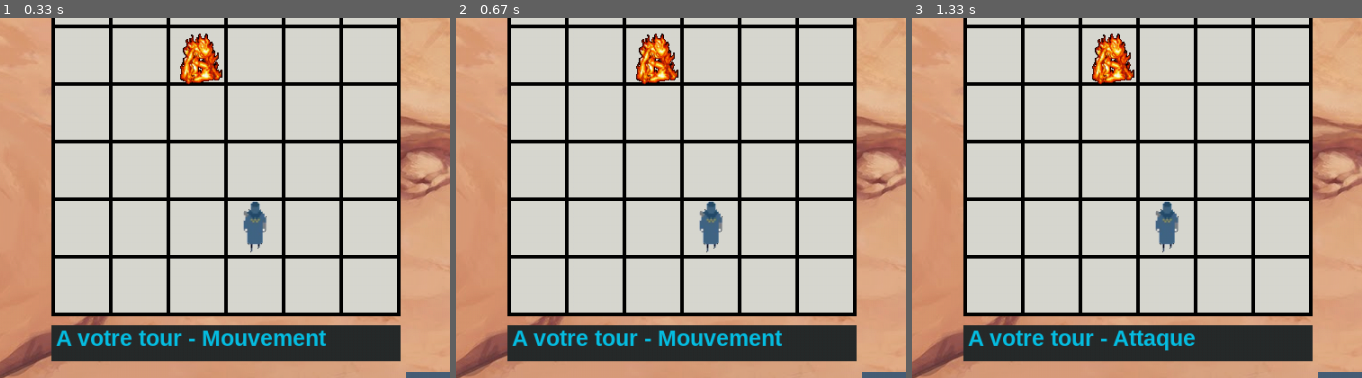
Above: before the commit, frames 1-3 (left to right).
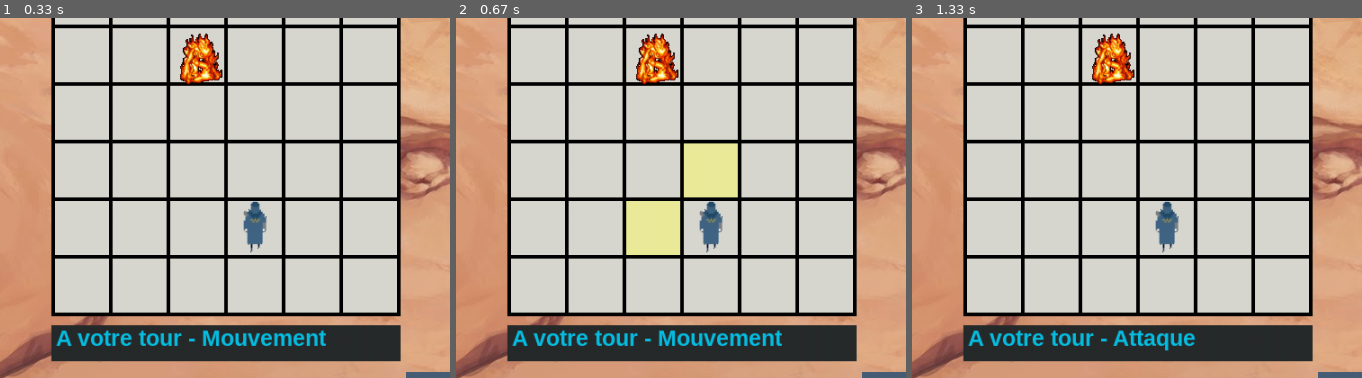
Above: after the commit, the same moments.

Repository: gynsora/TLT_pygame
Game: pygame game, started from main.py
The game is run twice, just before and just after one commit, with the same random seed, the same clock (stepped at 60 frames per second) and the same inputs.
Inputs (mouse positions are % of the whole screen's width and height, from its top left):
- Up to frame 1 (0.33 s): no input
- Up to frame 2 (0.67 s): click (5, 91) at 0.38 s
- Up to frame 3 (1.33 s): click "Fin de tour" at 0.72 s; hold Right from 1 s (still down)
The pictures show only the part of the screen within x 25-75%, y 26-76%; the shares and areas given below are measured in that part.

Frame 1 is identical in both runs. In frame 2, 3.6% of the frame differs, in the area x 37-63%, y 34-66%; in frame 3, nothing differs.

Commit message:
Ajout de moveCalc

Diff:
--- a/Data/playerData.py
+++ b/Data/playerData.py
@@ -37,7 +37,7 @@
 				"Damage": 0
 			},
             {
-				"name" : "Déplacement",
+				"name" : "Déplacement z",
                 "image" : "sampleDeplacement",
 				"type" : "Mouvement",
 				"direction":"Aérienne",
--- a/TLT/buttons.py
+++ b/TLT/buttons.py
@@ -38,9 +38,11 @@
                 else:
                     if self.pressed == True:
                         #CREER UNE FONCTION POU GERER LE CHANGEMENT DE PHASE
+                        game.player.false_pressed_spells_Buttons()
                         game.phase_manager()
                         self.pressed = False
 
+# permet de créer les boutons de sort du joueur
 class Button_Spell:
     def __init__(self, directory_spell_img, spell_attributes, x, y, width, height):
         self.pressed = False
@@ -57,22 +59,25 @@
 
 
 
-
+    #permet de dessiner les boutons de spell du joueur
     def draw(self,win,player):
         win.blit(self.spell_image,(self.x ,self.y ,self.width ,self.height))
         self.check_click(player)
 
     #permet de modifier le board en fonctions des sort cliquer
     def check_click(self, player):
+        #verifie si cest bien le tour du joueur
         if player.index_entities == player.name:
             mouse_pos = pygame.mouse.get_pos()
             if self.top_rect.collidepoint(mouse_pos):
                 if pygame.mouse.get_pressed()[0]:
+                    #remet tout les boutton spell à leurs état inital (pressed = False) (selected = False)
                     player.false_pressed_spells_Buttons()
                     self.pressed = True
                 else:
                     if self.pressed == True:
                         #CREER UNE FONCTION POUR AFFICHER LA ZONE DU SORT
                         self.selected = True
-                        print(self.spell_attributes["name"])
+                        # print(self.spell_attributes["name"] , self.spell_attributes["type"])
+                        player.switch()
                         self.pressed = False
--- a/TLT/characters.py
+++ b/TLT/characters.py
@@ -1,6 +1,7 @@
 import pygame
 from .constants import *
 from .utilities import *
+from .moveCalc import MoveCalc
 
 class Characters(pygame.sprite.Sprite):#stat des personnages du jeu
 
@@ -30,8 +31,21 @@
         x_pos,y_pos = calc_pos_in_board(self.x,self.y)
         self.rect.x = x_pos
         self.rect.y = y_pos
-        #self.squares = []
+        #liste des cases ou le  joueur pourrais agir (attaque , deplacement, mouvement)
+        self.squares = []
         #creation la portee des spell (s'affiche lorsque l'on selectionne un sort)
         #self.range = []
         #creation la zone des spell (s'affiche lorsque l'on selectionne un sort et que l'on "hover" une case de la "range")
         #self.zone = []
+
+    # Affiche la porteé du sort
+    def show_posibilities_move(self, win):
+        self.calculation = MoveCalc(self.x, self.y, SQUARE_SIZE, SQUARE_SIZE)#on calcule la portée de mouvement du joueur
+        for top, left in self.calculation.calc_movement(self):#ici la portée de mouvement se calcule avec une cible, cette cible (target) est le joueur lui même
+            print(top , left)
+            rect_x,rect_y = calc_pos_in_board(top, left)
+            self.square = MoveCalc(rect_x, rect_y,SQUARE_SIZE,SQUARE_SIZE)
+            self.all_sprites = pygame.sprite.Group()
+            self.all_sprites.add(self.square)
+            self.all_sprites.draw(win)
+            self.squares.append(self.square)
--- a/TLT/constants.py
+++ b/TLT/constants.py
@@ -28,3 +28,4 @@
 BLUE = (7,191,227)
 DARK_BLUE = (3,57,68)
 YELLOW = (198, 216, 46)
+LIGHT_YELLOW = (255,255,102)
--- a/TLT/enemy.py
+++ b/TLT/enemy.py
@@ -10,6 +10,7 @@
         super().__init__(enemy_attributes)
         #le nom de la personne qui peut joueur
         self.index_entities  = ""
+        self.game_phase = ""
 
         #chemin vers le spritesheet de l'ennemi
         directory_spritesheet_img = os.path.join(os.path.dirname(__file__), "../Assets/img/spritesheet")
--- a/TLT/game.py
+++ b/TLT/game.py
@@ -43,11 +43,18 @@
         self.player.index_entities =  self.characters[1]
         self.enemy.index_entities =  self.characters[1]
 
+        #on indique au joueur et à l'ennemi que la première phase est le mouvement
+        self.player.game_phase =  "Mouvement"
+        self.enemy.game_phase =  "Mouvement"
+
         # print(self.player.nextPath)
 
     #modifie la phase du jeu
     def set_phase(self,phase):
         self.phase = phase
+        #on indique au joueur et à l'ennemi que la phase de jeu
+        self.player.game_phase = phase
+        self.enemy.game_phase = phase
 
     #modifie le tour de jeu (switch entre joueur, ennemi et "animation")
     def set_turn(self,turn):
@@ -59,7 +66,6 @@
 
     #permet de changer la phase du jeu, cette fonction est appeler par le joueur, l'ennemi et le jeu sous certaines conditions
     def phase_manager(self):
-        self.player.false_pressed_spells_Buttons()
         if self.phase == "Mouvement":
             self.set_phase("Attaque")
         elif self.phase == "Attaque":
@@ -88,4 +94,7 @@
         #bouton pour finir un tour de jeu du joueur
         self.player.update_end_turn_button(self)
 
+        #dessin des zones d'actions du joueur (si il a selectionné un sort)
+        self.player.action_posibility(self.win)
+
         pygame.display.update()
--- /dev/null
+++ b/TLT/moveCalc.py
@@ -0,0 +1,127 @@
+import pygame
+from .constants import *
+from .utilities import *
+
+class MoveCalc(pygame.sprite.Sprite):
+    def __init__(self,x,y,width,height):
+        pygame.sprite.Sprite.__init__(self)
+        self.image = pygame.Surface((width,height))
+        #ajouter un argument pour recupérer le type de sort choisi (deplacement, sort)
+        #modifier image.fill pour avoir des tile transparente
+        self.image.fill(LIGHT_YELLOW)
+        self.image.set_alpha(128) #opacity
+        self.rect = self.image.get_rect()
+        # x_pos, y_pos = calc_pos_in_board(x,y)
+        self.rect.x = x
+        self.rect.y = y
+        self.x = x
+        self.y = y
+        self.width = width
+        self.height = height
+
+    def calc_movement(self,target): # faire cette fonction avec une matrice a 2 dimension pour utilisé les coordonées plus facilement
+        coordinates = []
+
+        self.x = target.x
+        self.y -= 1
+        coordinates.append(tuple((self.x, self.y)))
+
+        self.x -= 1
+        self.y += 1
+        coordinates.append(tuple((self.x, self.y)))
+        # for k, v in POSSIBLE_MOVEMENTS.items():
+        #     if k == "top":
+        #         for _ in range(0, len(v)):
+        #             self.rect.x = target.rect.x
+        #             self.rect.y -= TILESIZE
+        #             coordinates.append(tuple((self.rect.x, self.rect.y)))
+
+        #     elif k == "left":
+        #         for _ in range(0, len(v)):
+        #             self.rect.x -= TILESIZE
+        #             self.rect.y = target.rect.y
+        #             coordinates.append(tuple((self.rect.x, self.rect.y)))
+
+        #     elif k == "right":
+        #         self.rect.x = target.rect.x
+        #         for _ in range(0, len(v)):
+        #             self.rect.x += TILESIZE
+        #             self.rect.y = target.rect.y
+        #             coordinates.append(tuple((self.rect.x, self.rect.y)))
+
+        #     elif k == "bottom":
+        #         for _ in range(0, len(v)):
+        #             self.rect.x = target.rect.x
+        #             self.rect.y += TILESIZE
+        #             coordinates.append(tuple((self.rect.x, self.rect.y)))
+
+        return coordinates
+
+    def cal_attack_options(self, target):
+        coordinates = []
+
+        # for k, v in POSSIBLE_ATTACKS.items():
+
+        #     if k == "top":
+        #         self.rect.x = target.rect.x
+        #         self.rect.y = target.rect.y
+
+        #         for _ in range(0, len(v)):
+        #             self.rect.y -= TILESIZE
+        #             coordinates.append(tuple((self.rect.x, self.rect.y)))
+
+        #     elif k == "top-right":
+        #         self.rect.x = target.rect.x
+        #         self.rect.y = target.rect.y
+        #         for _ in range(0, len(v)):
+
+        #             self.rect.x += TILESIZE
+        #             self.rect.y -= TILESIZE
+        #             coordinates.append(tuple((self.rect.x, self.rect.y)))
+
+        #     elif k == "top-left":
+        #         self.rect.x = target.rect.x
+        #         self.rect.y = target.rect.y
+        #         for _ in range(0, len(v)):
+        #             self.rect.x -= TILESIZE
+        #             self.rect.y -= TILESIZE
+        #             coordinates.append(tuple((self.rect.x, self.rect.y)))
+
+        #     elif k == "right":
+        #         self.rect.x = target.rect.x
+        #         self.rect.y = target.rect.y
+        #         for _ in range(0, len(v)):
+        #             self.rect.x -= TILESIZE
+        #             coordinates.append(tuple((self.rect.x, self.rect.y)))
+
+        #     elif k == "left":
+        #         self.rect.x = target.rect.x
+        #         self.rect.y = target.rect.y
+        #         for _ in range(0, len(v)):
+        #             self.rect.x += TILESIZE
+        #             coordinates.append(tuple((self.rect.x, self.rect.y)))
+
+        #     elif k == "bottom-right":
+        #         self.rect.x = target.rect.x
+        #         self.rect.y = target.rect.y
+        #         for _ in range(0, len(v)):
+        #             self.rect.y += TILESIZE
+        #             self.rect.x += TILESIZE
+        #             coordinates.append(tuple((self.rect.x, self.rect.y)))
+
+        #     elif k == "bottom-left":
+        #         self.rect.x = target.rect.x
+        #         self.rect.y = target.rect.y
+        #         for _ in range(0, len(v)):
+        #             self.rect.y += TILESIZE
+        #             self.rect.x -= TILESIZE
+        #             coordinates.append(tuple((self.rect.x, self.rect.y)))
+
+        #     elif k == "bottom":
+        #         self.rect.x = target.rect.x
+        #         self.rect.y = target.rect.y
+        #         for _ in range(0, len(v)):
+        #             self.rect.y += TILESIZE
+        #             coordinates.append(tuple((self.rect.x, self.rect.y)))
+
+        return coordinates
--- a/TLT/player.py
+++ b/TLT/player.py
@@ -11,7 +11,10 @@
     def __init__(self, players_attributes):
         super().__init__(players_attributes)
         # self.index = 0
+        # permet d'identifier si le joueur est entrain de joueur ou non. CELA permet d'activé ou non le clique des boutons spell
         self.index_entities = ""
+        self.game_phase = ""
+
 
         #chemin vers le spritesheet du joueur et chargement de l'image spritesheet
         directory_spritesheet_img = os.path.join(os.path.dirname(__file__), "../Assets/img/spritesheet")
@@ -40,8 +43,12 @@
 
         #création du chemin pour l'animation du déplacement joueur, animation du prochain chemin
         #par défaut, le chemin est identique à la case de départ du joueur
+        #création d'une liste de de coordonnée pour le chemin de déplacement joueur
         self.nextPath = [[self.x,self.y]]
-
+        # creation d'une liste de coordonée pour la portée de chaque attaque / défense
+        self.spell_range = []
+        #création d'une liste contenant l'attaque ou la défense selectionné
+        self.spell_selected = []
 
     #fonction permettant d'afficher  les différentes phase du jeu
     def turn_indicator(self, win, turn, phase):
@@ -77,13 +84,31 @@
         for spell in self.spells_Buttons:
             spell.pressed  = False
             spell.selected = False
-        print("all spell unpressed and unselected")
+
+        print('all unpressed all unselected')
 
         # for i, spell in enumerate(self.spells_Buttons):
         #     spell.pressed = False
         #     spell.selected = False
         #     print("effacement numero :"+str(i))
 
+    #permet d'afficher ou non la porté d'un spell (si c'est au tour du joueur de jouer)
+    def switch(self):
+        for spell in self.spells_Buttons:
+            if spell.selected and self.game_phase == spell.spell_attributes["type"]:
+                self.spell_selected = spell.spell_attributes
+                # print(self.spell_selected["name"])
+                # print(self.spell_selected["name"])
+                break
+
+    #permet d'afficher la zone et la portée d'un spell
+    def action_posibility(self, screen):
+        #si un sort a été selectionné par le joueur pendant son tour de jeu alors
+        if self.spell_selected and self.index_entities == self.name :
+            if self.game_phase == "Mouvement":
+                # print(self.spell_selected["name"])
+                self.show_posibilities_move(screen)
+
     def update(self,win):
         # permet d'afficher la health bar
         self.health.draw(win)
